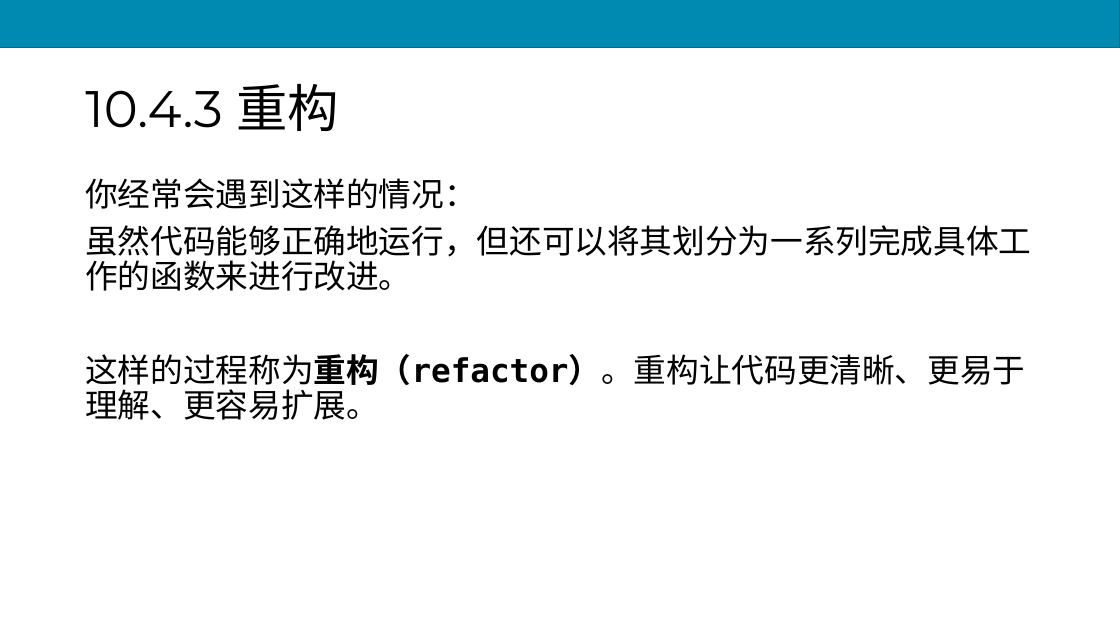
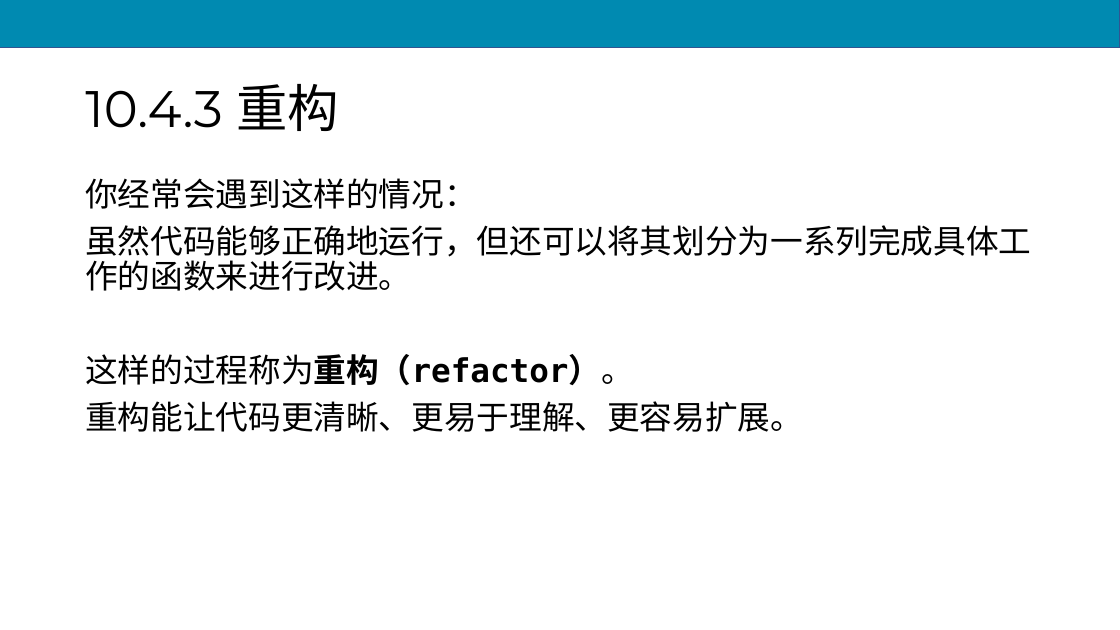
Before and after one commit to scruel/pcc_3e_slides, a slide deck: slide 78 of PPT/python10.pptx (slide 76 before the commit). Drawn at 1120x630 pixels with LibreOffice and Linux fonts; fonts in the diff are those of the drawing. Boxes give left, top, right and bottom in pixels: in the first picture for what was removed or moved away, otherwise in the second. Text is boxed around its words. In the diff, an @@ line names an element or a change of style, - is before the commit and + after.

```diff
--- a/PPT/python10.pptx
+++ b/PPT/python10.pptx
@@ text at <box>85,354,803,432</box>: text changed @@
-这样的过程称为重构（refactor）。重构让代码更清晰、更易于理解、更容易扩展。
+这样的过程称为重构（refactor）。
+重构能让代码更清晰、更易于理解、更容易扩展。
```
Also in this commit, not shown: 1 other slide changed, 2 slides added, 12 other files.
